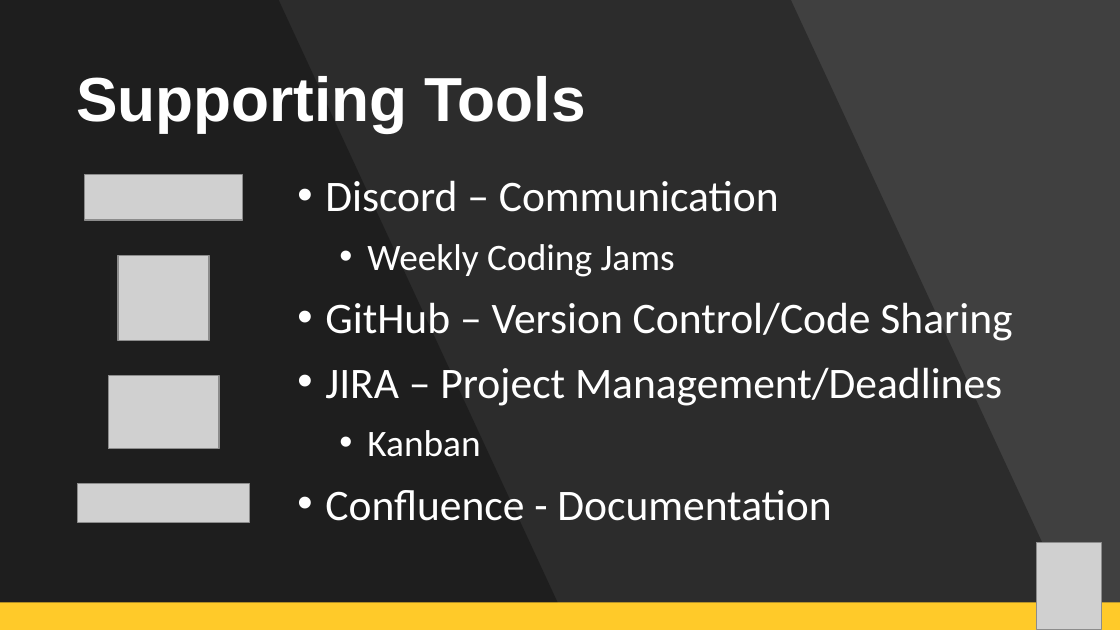
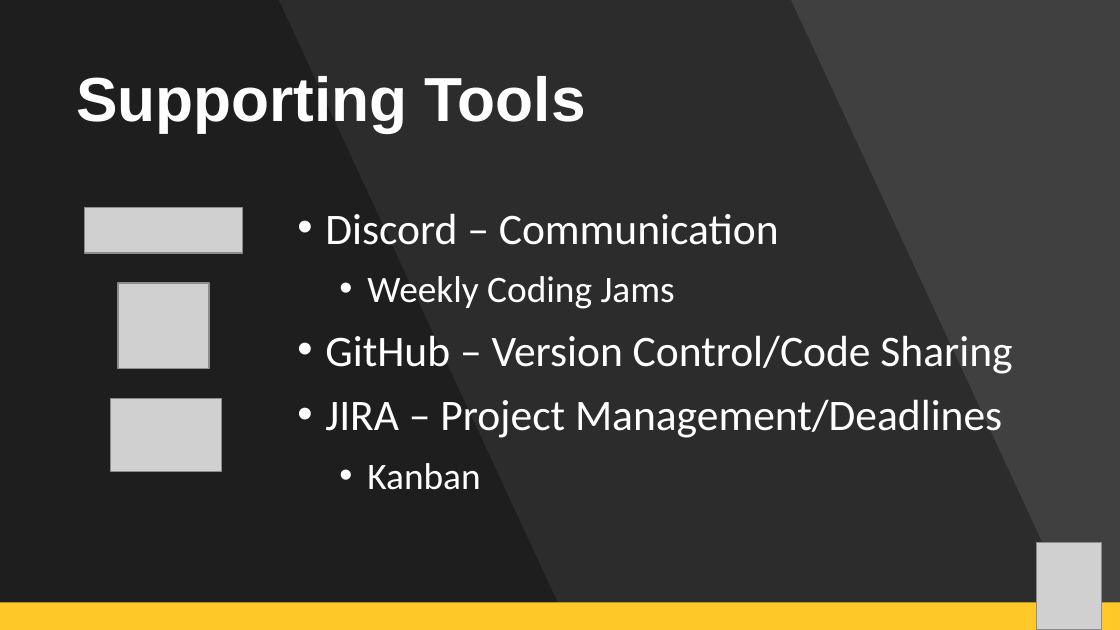
Before and after one commit to bmasondavis/Small-Project-COP4331, a slide deck: slide 5 of Documentation/UCF Contact Manager-Final.pptx. Drawn at 1120x630 pixels with LibreOffice and Linux fonts; fonts in the diff are those of the drawing; grey boxes stand for pictures. Boxes give left, top, right and bottom in pixels: in the first picture for what was removed or moved away, otherwise in the second. Text is boxed around its words. In the diff, an @@ line names an element or a change of style, - is before the commit and + after.

Commit message:
Updating PPT to make it nicer

```diff
--- a/Documentation/UCF Contact Manager-Final.pptx
+++ b/Documentation/UCF Contact Manager-Final.pptx
@@ picture moved from (x1=84, y1=175, x2=243, y2=220) to (x1=84, y1=208, x2=243, y2=253) @@
@@ picture moved from (x1=118, y1=255, x2=208, y2=340) to (x1=118, y1=283, x2=208, y2=368) @@
@@ picture moved from (x1=109, y1=375, x2=220, y2=448) to (x1=111, y1=399, x2=222, y2=472) @@
@@ picture removed at (x1=77, y1=484, x2=250, y2=523) @@
@@ text at (x1=325, y1=490, x2=831, y2=521): paragraph removed @@
-  • Confluence - Documentation
```
